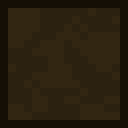
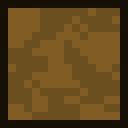
Layers edited between the first and the second 128px x 128px image:
renamed "MachineBackground" to "Pasted Layer", painted on it over box(8, 8, 120, 120)
